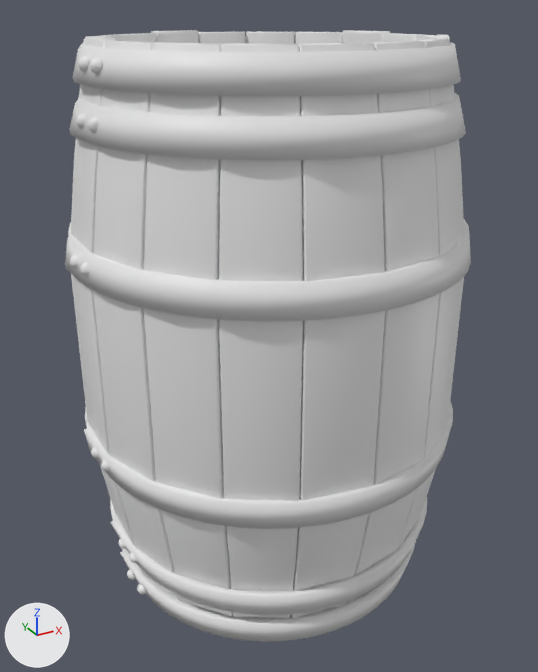
Renders of the FBX model Objetos/Barril.fbx from each side of a commit.
Before and after are seen from a 50 mm camera at (-0.0154, -0.0282, 0.0134) aimed at (-0.0001, -0.0002, -0.0005). The axes (+X, +Y, +Z) are drawn at lower left. The lights are the same throughout. Materials are left out; every surface is plain grey. Where no turn or scale is listed for an object, it has been applied to the vertices. Vertices at the same position are counted once.

Objects in the first picture: 'Object_PlanksNe.jpg', 'Object_rust.jpg'.
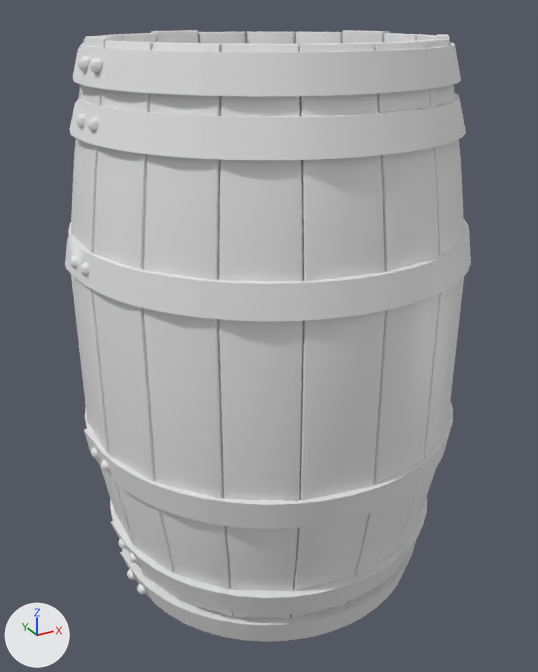
Where the change shows, as pixel boxes [x1, y1, x2, y2] in the pictures (538 x 672 px):
'Object_PlanksNe.jpg.001', now drawn: after [71, 30, 464, 618]
'Object_PlanksNe.jpg', no longer drawn: before [71, 30, 464, 618]
'Object_rust.jpg', shading changed: [65, 36, 471, 642] in both

The change in detail:
me_mesh has 1631 vertices, 3095 faces and spans x -0.0088..0.0088, y -0.0088..0.0088, z -0.0123..0.0122.
me_mesh is used by ob_object_rust_jpg; location (0.0, 0.0, 0.0).
me_mesh part 1: its shading normals changed.
Object 'Object_PlanksNe.jpg.001' (ob_object_planksne_jpg_001) now shows me_mesh_001 instead of nothing.
In object 'Object_PlanksNe.jpg.001' (ob_object_planksne_jpg_001), parent is now set to ob_object_planksne_jpg.
Object 'Object_PlanksNe.jpg.001' (ob_object_planksne_jpg_001) turns from (90, 0, 0) to (0, 0, 0) degrees about x, y and z.
Object 'Object_PlanksNe.jpg.001' (ob_object_planksne_jpg_001) is rescaled from (0.01, 0.01, 0.01) to (1.0, 1.0, 1.0).
In object 'Object_PlanksNe.jpg' (ob_object_planksne_jpg), parent is no longer ob_object_planksne_jpg_001.
Object 'Object_PlanksNe.jpg' (ob_object_planksne_jpg) now shows nothing instead of me_mesh_001.
Object 'Object_PlanksNe.jpg' (ob_object_planksne_jpg) turns from (0, 0, 0) to (90, 0, 0) degrees about x, y and z.
Object 'Object_PlanksNe.jpg' (ob_object_planksne_jpg) is rescaled from (1.0, 1.0, 1.0) to (0.01, 0.01, 0.01).
